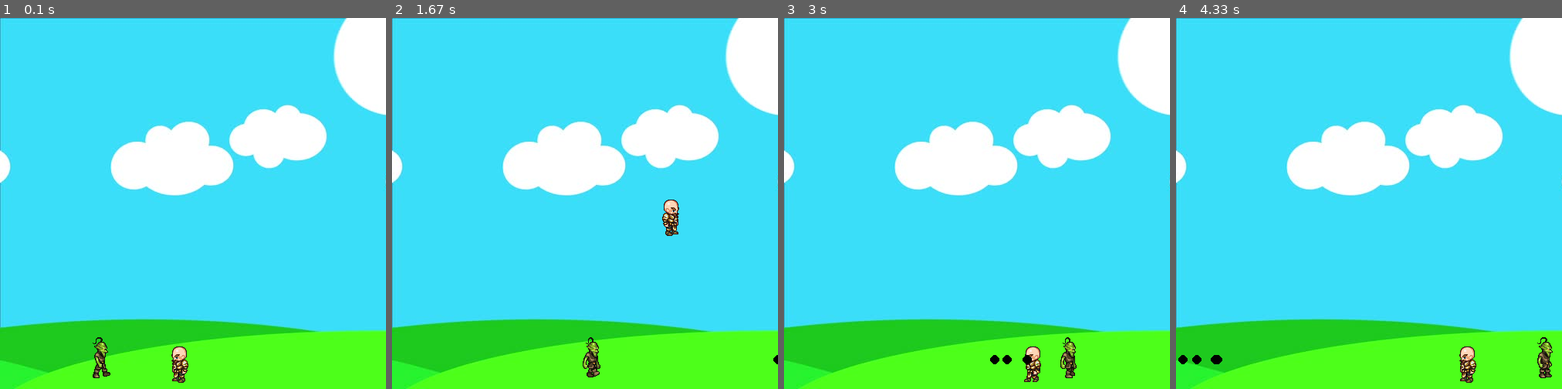
Above: before the commit, frames 1-4 (left to right).
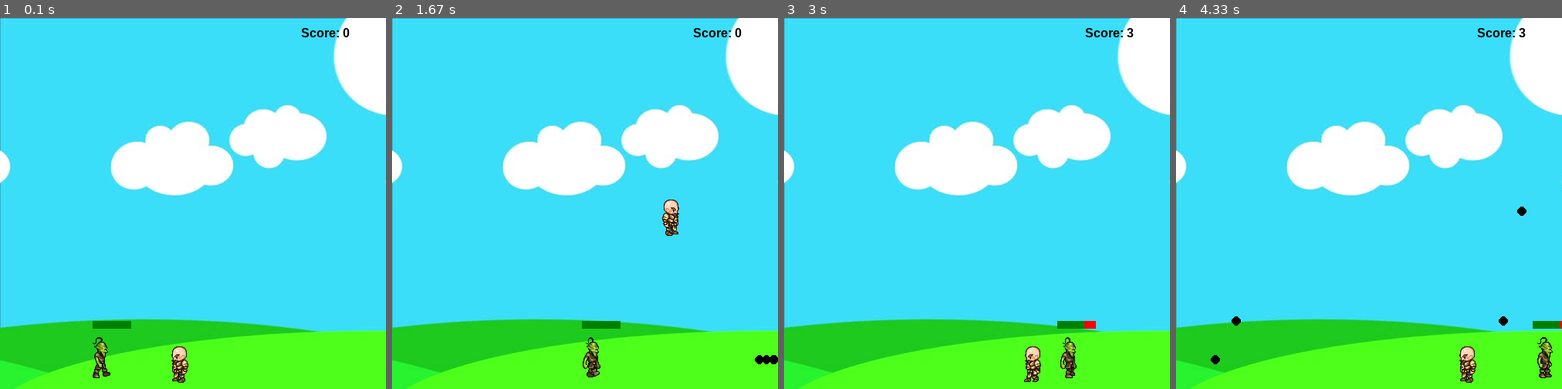
Above: after the commit, the same moments.

Repository: JonathanWang18/2DPythonGame
Game: pygame game, started from pygametest2/pygametest.py
Two runs of this game, one before a commit and one after it. Both use one fixed random seed, a clock stepped at 60 frames per second and the inputs below.
Inputs:
- Up to frame 1 (0.1 s): no input
- Up to frame 2 (1.67 s): hold Space 0.33-0.8 s; hold Right 0.33-0.8 s; hold Right 0.83-1.3 s; tap Space at 0.9, 1.2, 1.4 s; hold Up 1.33-1.63 s
- Up to frame 3 (3 s): hold Right 1.67-2.13 s; tap Space at 1.73, 2.03, 2.23, 2.53, 2.8 s; hold Left 2.17-2.7 s; hold Left from 2.73 s (still down)
- Up to frame 4 (4.33 s): tap Space at 3.1, 3.23, 3.63, 3.93, 4.3 s; release Left at 3.13 s; hold Up 3.17-3.53 s; hold Right 3.57-4.2 s; hold Left from 4.23 s (still down)

The runs differ from the first frame. In frame 1, 0.4% of the frame differs, in the area x 24-91%, y 2-84%; in frame 2, 0.5%; in frame 3, 0.5%; in frame 4, 0.5%, in the area x 0-100%, y 2-94%.

Commit message:
finished hitboxes for enemy and added health to enemy

Diff:
--- a/pygametest2/pygametest.py
+++ b/pygametest2/pygametest.py
@@ -23,6 +23,42 @@
 char = pygame.image.load('Images/standing.png')
 
 clock = pygame.time.Clock()
+
+score = 0
+
+class player(object):
+    def __init__(self, x, y, width, height):
+        self.x = x
+        self.y = y
+        self.width = width
+        self.height = height
+        self.vel = 5
+        self.isJump = False
+        self.left = False
+        self.right = False
+        self.walkCount = 0
+        self.jumpCount = 10
+        self.standing = True
+        self.hitbox = (self.x + 17, self.y + 11, 29, 52)
+
+    def draw(self, win):
+        if self.walkCount + 1 >= 27:
+            self.walkCount = 0
+
+        if not (self.standing):
+            if self.left:
+                win.blit(walkLeft[self.walkCount // 3], (self.x, self.y))
+                self.walkCount += 1
+            elif self.right:
+                win.blit(walkRight[self.walkCount // 3], (self.x, self.y))
+                self.walkCount += 1
+        else:
+            if self.right:
+                win.blit(walkRight[0], (self.x, self.y))
+            else:
+                win.blit(walkLeft[0], (self.x, self.y))
+        self.hitbox = (self.x + 17, self.y + 11, 29, 52)
+        #pygame.draw.rect(win, (255, 0, 0), self.hitbox, 2)
 
 class enemy(object):
     walkRight = [pygame.image.load('Images/R1E.png'), pygame.image.load('Images/R2E.png'),
@@ -47,18 +83,25 @@
         self.path = [self.x, self.end]
         self.walkCount = 0
         self.vel = 3
+        self.hitbox = (self.x + 17, self.y + 2, 31, 57)
+        self.health = 10
+        self.visible = True
 
     def draw(self, win):
         self.move()
-        if self.walkCount + 1 >= 33:
-            self.walkCount = 0
-        if self.vel > 0:
-            win.blit(self.walkRight[self.walkCount // 3], (self.x, self.y))
-            self.walkCount += 1
-        else:
-            win.blit(self.walkLeft[self.walkCount // 3], (self.x, self.y))
-            self.walkCount += 1
-        pass
+        if self.visible:
+            if self.walkCount + 1 >= 33:
+                self.walkCount = 0
+            if self.vel > 0:
+                win.blit(self.walkRight[self.walkCount // 3], (self.x, self.y))
+                self.walkCount += 1
+            else:
+                win.blit(self.walkLeft[self.walkCount // 3], (self.x, self.y))
+                self.walkCount += 1
+            pygame.draw.rect(win, (255, 0, 0), (self.hitbox[0], self.hitbox[1]- 20, 50, 10))
+            pygame.draw.rect(win, (0, 128, 0), (self.hitbox[0], self.hitbox[1] - 20, 50 - ((50/10) * (10 - self.health)), 10))
+            self.hitbox = (self.x + 17, self.y + 2, 31, 57)
+            #pygame.draw.rect(win, (255, 0, 0), self.hitbox, 2)
 
     def move(self):
         if self.vel > 0:
@@ -73,39 +116,12 @@
             else:
                 self.vel = self.vel * -1
                 self.walkCount = 0
+    def hit(self):
+        if self.health > 0:
+            self.health -= 1
+        else:
+            self.visible = False
         pass
-
-class player(object):
-    def __init__(self, x, y, width, height):
-        self.x = x
-        self.y = y
-        self.width = width
-        self.height = height
-        self.vel = 5
-        self.isJump = False
-        self.left = False
-        self.right = False
-        self.walkCount = 0
-        self.jumpCount = 10
-        self.standing = True
-
-    def draw(self, win):
-        if self.walkCount + 1 >= 27:
-            self.walkCount = 0
-
-        if not (self.standing):
-            if self.left:
-                win.blit(walkLeft[self.walkCount // 3], (self.x, self.y))
-                self.walkCount += 1
-            elif self.right:
-                win.blit(walkRight[self.walkCount // 3], (self.x, self.y))
-                self.walkCount += 1
-        else:
-            if self.right:
-                win.blit(walkRight[0], (self.x, self.y))
-            else:
-                win.blit(walkLeft[0], (self.x, self.y))
-
 
 class projectile(object):
     def __init__(self, x, y, radius, color, facing):
@@ -119,9 +135,10 @@
     def draw(self, win):
         pygame.draw.circle(win, self.color, (self.x, self.y), self.radius)
 
-
 def redrawGameWindow():
     win.blit(bg, (0, 0))
+    text = font.render('Score: ' + str(score), 1, (0, 0, 0))
+    win.blit(text, (390, 10))
     man.draw(win)
     goblin.draw(win)
     for bullet in bullets:
@@ -129,20 +146,30 @@
 
     pygame.display.update()
 
-
 # mainloop
+font = pygame.font.SysFont('arialblack', 15, True)
 man = player(200, 410, 64, 64)
 goblin = enemy(100, 410, 64, 64, 450)
+shootLoop = 0
 bullets = []
 run = True
 while run:
     clock.tick(27)
-
+    if shootLoop > 0:
+        shootLoop += 1
+    if shootLoop > 3:
+        shootLoop = 0
     for event in pygame.event.get():
         if event.type == pygame.QUIT:
             run = False
 
     for bullet in bullets:
+        if bullet.y - bullet.radius < goblin.hitbox[1] + goblin.hitbox[3] and bullet.y + bullet.radius > goblin.hitbox[1]:
+            if bullet.x + bullet.radius > goblin.hitbox[0] and bullet.x - bullet.radius < goblin.hitbox[0] + goblin.hitbox[2]:
+                goblin.hit()
+
+                score += 1
+                bullets.pop(bullets.index(bullet))
         if bullet.x < 500 and bullet.x > 0:
             bullet.x += bullet.vel
         else:
@@ -150,7 +177,7 @@
 
     keys = pygame.key.get_pressed()
 
-    if keys[pygame.K_SPACE]:
+    if keys[pygame.K_SPACE] and shootLoop == 0:
         if man.left:
             facing = -1
         else:
@@ -159,6 +186,7 @@
         if len(bullets) < 5:
             bullets.append(
                 projectile(round(man.x + man.width // 2), round(man.y + man.height // 2), 6, (0, 0, 0), facing))
+        shootLoop = 1
 
     if keys[pygame.K_LEFT] and man.x > man.vel:
         man.x -= man.vel
